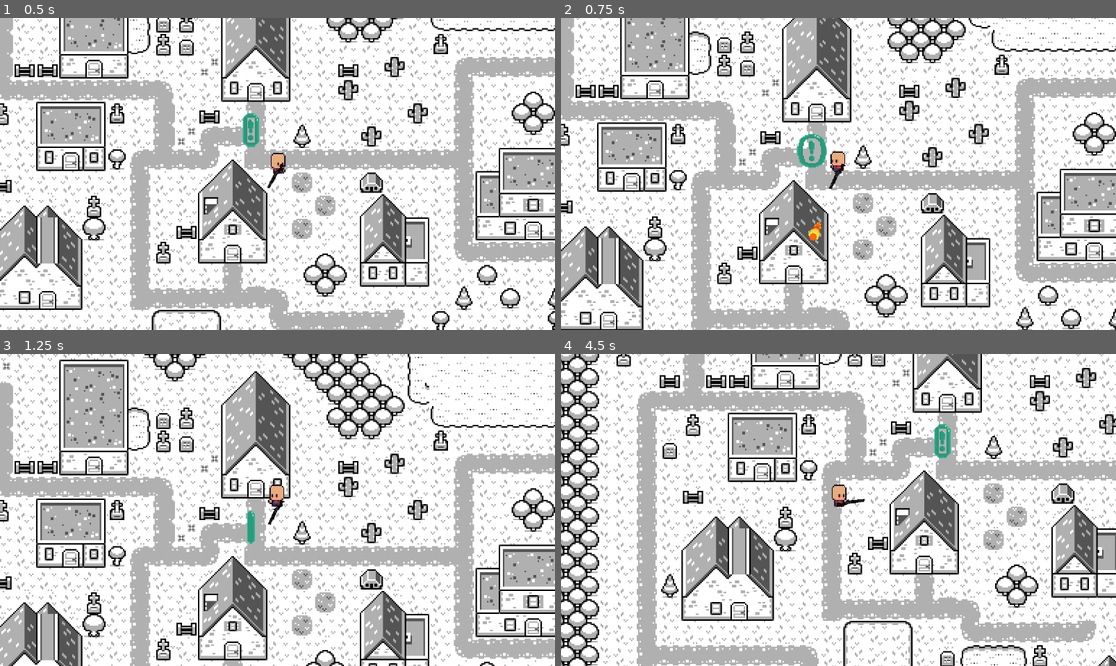
Above: before the commit, frames 1-4 (two rows, left to right).
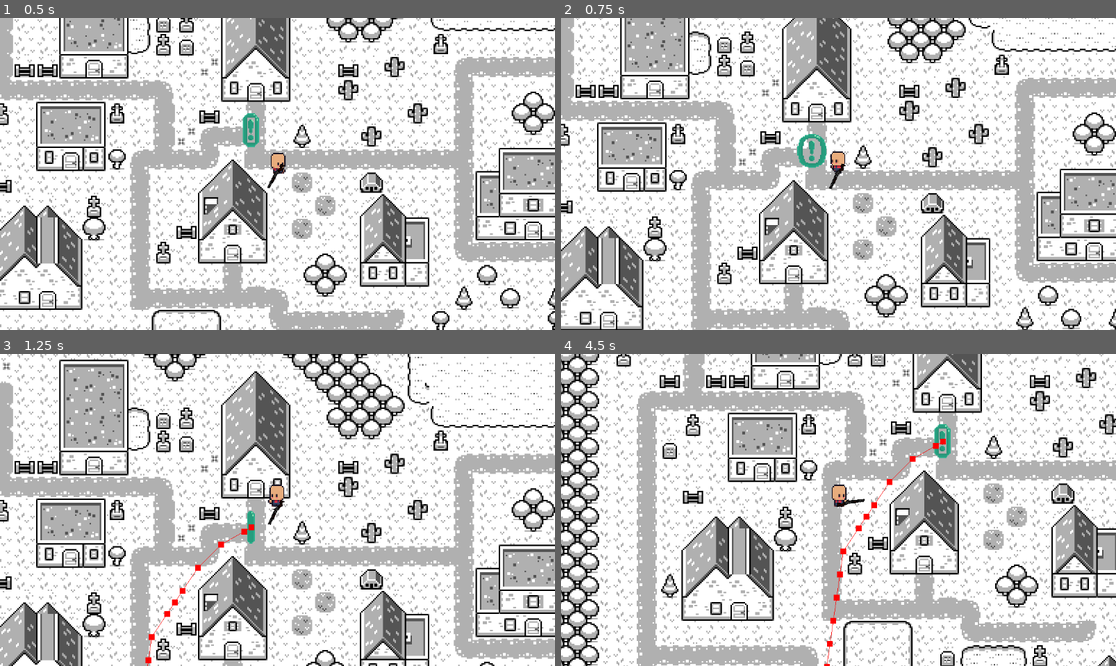
Above: after the commit, the same moments.

Repository: Tretaq/testa
Game: Godot game, scene res://game.tscn
Two runs of this game, one before a commit and one after it. Both use one fixed random seed, a clock stepped at 60 frames per second and the inputs below.
Inputs (mouse positions are in pixels of both pictures, inside the frame that each line leads up to):
- Up to frame 1 (0.5 s): no input
- Up to frame 2 (0.75 s): tap Enter at 0.5 s; move the mouse to (810, 236) at 0.52 s; hold W (UP) from 0.53 s (still down); click (810, 236) at 0.6 s
- Up to frame 3 (1.25 s): keep holding W (UP)
- Up to frame 4 (4.5 s): move the mouse to (1005, 556) at 1.27 s; tap Alt at 1.35, 3.6 s; move the mouse to (672, 463) at 2.02 s; release W (UP) at 2.03 s; hold A (LEFT) 2.03-3.53 s; tap Shift at 2.1, 4.35 s; move the mouse to (866, 510) at 2.77 s; click (866, 510) at 2.85 s; move the mouse to (755, 432) at 3.52 s; hold S (DOWN) 3.53-4.28 s; move the mouse to (960, 494) at 4.27 s; hold D (RIGHT) from 4.28 s (still down)

Frame 1 is identical in both runs. In frame 2, less than 0.1% of the frame differs, in the area x 44-47%, y 65-72%; in frame 3, 0.3%; in frame 4, 0.4%, in the area x 47-70%, y 27-100%.

Commit message:
PATH TRAVELING WOWO

Diff:
--- a/bullet/bullet.gd
+++ b/bullet/bullet.gd
@@ -8,3 +8,7 @@
 
 func _on_visible_on_screen_enabler_2d_screen_exited() -> void:
     queue_free()
+
+
+func _on_area_2d_body_entered(body: Node2D) -> void:
+    queue_free()
--- a/bullet/bullet.tscn
+++ b/bullet/bullet.tscn
@@ -48,13 +48,19 @@
 [node name="AnimatedSprite2D" type="AnimatedSprite2D" parent="."]
 sprite_frames = SubResource("SpriteFrames_3udht")
 autoplay = "default"
-frame_progress = 0.07461475
+frame_progress = 0.25320047
+
+[node name="Area2D" type="Area2D" parent="."]
+position = Vector2(3, 2)
+collision_layer = 0
+collision_mask = 3
+
+[node name="CollisionShape2D" type="CollisionShape2D" parent="Area2D"]
+shape = SubResource("CircleShape2D_6wip1")
 
 [node name="VisibleOnScreenEnabler2D" type="VisibleOnScreenEnabler2D" parent="."]
+position = Vector2(-1, -1)
 rect = Rect2(-82, -82, 164, 164)
 
-[node name="CollisionShape2D" type="CollisionShape2D" parent="."]
-position = Vector2(3, 1)
-shape = SubResource("CircleShape2D_6wip1")
-
+[connection signal="body_entered" from="Area2D" to="." method="_on_area_2d_body_entered"]
 [connection signal="screen_exited" from="VisibleOnScreenEnabler2D" to="." method="_on_visible_on_screen_enabler_2d_screen_exited"]
--- a/game.tscn
+++ b/game.tscn
@@ -1,7 +1,8 @@
-[gd_scene load_steps=22 format=4 uid="uid://jhospea73sb0"]
+[gd_scene load_steps=23 format=4 uid="uid://jhospea73sb0"]
 
 [ext_resource type="PackedScene" uid="uid://cmwbgbdwf2a3y" path="res://player.tscn" id="1_80nbo"]
 [ext_resource type="Texture2D" uid="uid://copwht617xe6i" path="res://Assets/Monochrome/Tilemap/tilemap.png" id="2_e2o6t"]
+[ext_resource type="PackedScene" uid="uid://dcavkiv18iarn" path="res://mob/mob.tscn" id="2_fc0e3"]
 [ext_resource type="PackedScene" uid="uid://nfxbcrmt5nqx" path="res://point.tscn" id="3_feb5d"]
 
 [sub_resource type="NavigationPolygon" id="NavigationPolygon_feb5d"]
@@ -392,3 +393,7 @@
 
 [node name="point" parent="." instance=ExtResource("3_feb5d")]
 position = Vector2(6, 71)
+
+[node name="mob" parent="." node_paths=PackedStringArray("point") instance=ExtResource("2_fc0e3")]
+position = Vector2(-81, 273)
+point = NodePath("../point")
--- a/mob/mob.gd
+++ b/mob/mob.gd
@@ -1,5 +1,17 @@
 extends CharacterBody2D
 
+const SPEED = 10
+
+@export var point: Area2D
+@onready var nav_agent := $NavigationAgent2D as NavigationAgent2D
+
+func _physics_process(delta: float):
+    var dir = to_local(nav_agent.get_next_path_position()).normalized()
+    velocity = dir * SPEED
+    move_and_slide()
+
+func makepath() -> void:
+    nav_agent.target_position = point.global_position
 
 func _on_timer_timeout() -> void:
-	pass # Replace with function body.
+    makepath()
--- a/mob/mob.tscn
+++ b/mob/mob.tscn
@@ -40,6 +40,7 @@
 }]
 
 [sub_resource type="CircleShape2D" id="CircleShape2D_ub8vd"]
+radius = 7.0
 
 [node name="mob" type="CharacterBody2D"]
 collision_layer = 2
@@ -49,13 +50,14 @@
 script = ExtResource("1_6jlfs")
 
 [node name="AnimatedSprite2D" type="AnimatedSprite2D" parent="."]
-position = Vector2(1, -16)
+position = Vector2(1, -10)
+scale = Vector2(0.5625, 0.56250006)
 sprite_frames = SubResource("SpriteFrames_vcc1q")
 autoplay = "default"
-frame_progress = 0.98668885
+frame_progress = 0.03275037
 
 [node name="CollisionShape2D" type="CollisionShape2D" parent="."]
-position = Vector2(0, 1)
+position = Vector2(0, -1)
 shape = SubResource("CircleShape2D_ub8vd")
 
 [node name="NavigationAgent2D" type="NavigationAgent2D" parent="."]
@@ -63,3 +65,5 @@
 
 [node name="Timer" type="Timer" parent="."]
 autostart = true
+
+[connection signal="timeout" from="Timer" to="." method="_on_timer_timeout"]
--- a/point.tscn
+++ b/point.tscn
@@ -71,6 +71,7 @@
 radius = 12.0415945
 
 [node name="point" type="Area2D"]
+collision_mask = 3
 script = ExtResource("1_q733i")
 
 [node name="AnimatedSprite2D" type="AnimatedSprite2D" parent="."]
